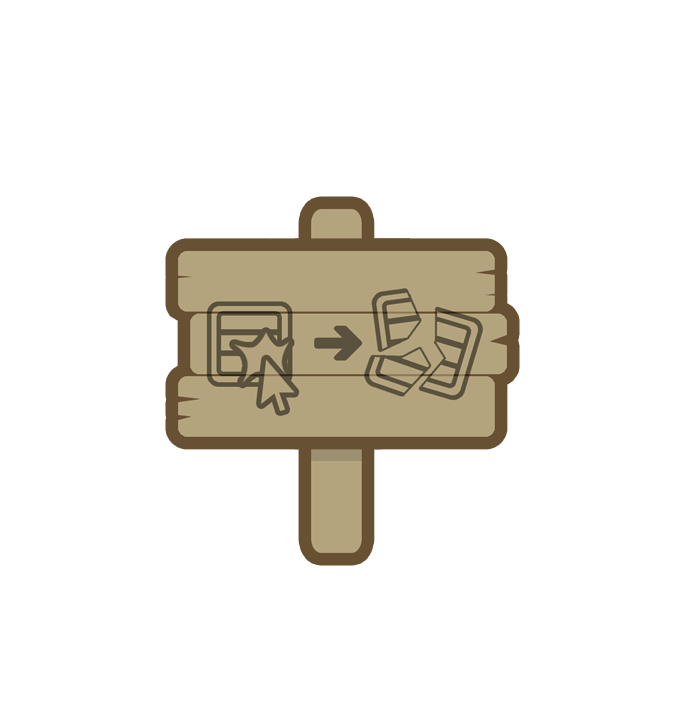
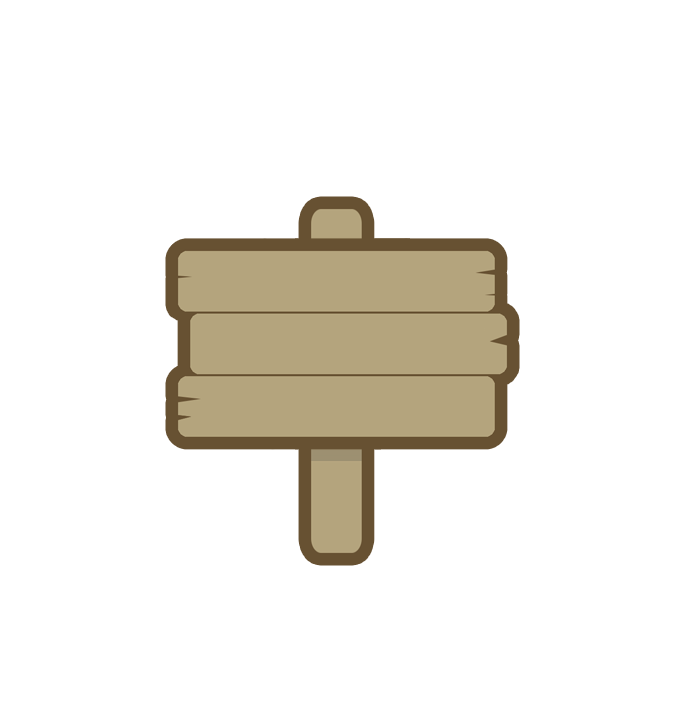
Layered file, before and after one edit (678×709). Changes by layer:
painted on "图层 1 副本" over [205, 287, 484, 417]
